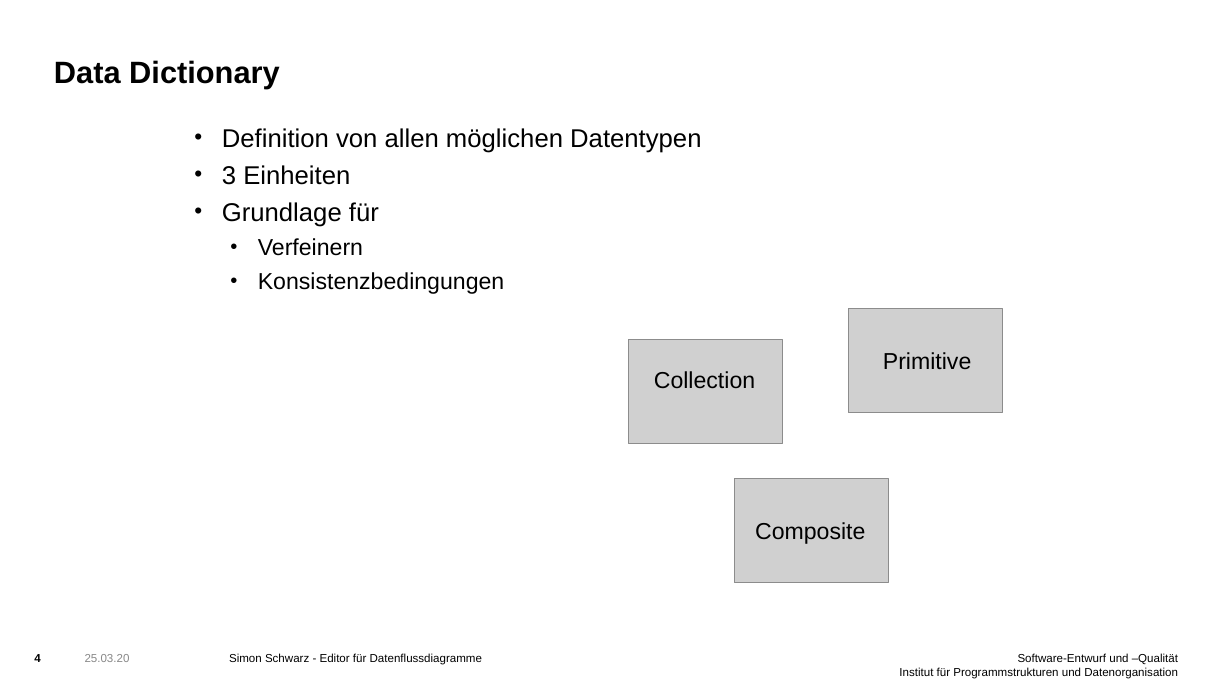
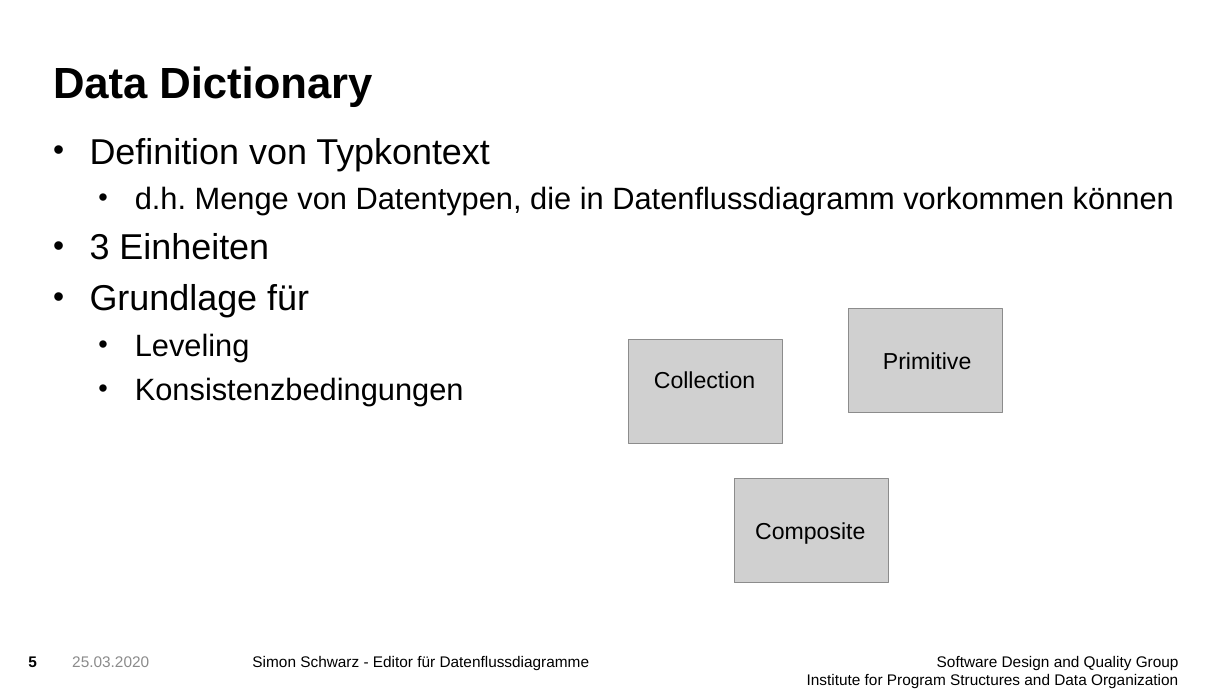
Before and after one commit to FluidTrust/Palladio-Supporting-DataFlowDiagram, a slide deck: slide 5 of presentation/presentation.pptx (slide 4 before the commit). Drawn at 1232x693 pixels with LibreOffice and Linux fonts; fonts in the diff are those of the drawing; grey boxes stand for pictures; background and template pictures are left out. Boxes give left, top, right and bottom in pixels: in the first picture for what was removed or moved away, otherwise in the second. Text is boxed around its words. In the diff, an @@ line names an element or a change of style, - is before the commit and + after.

```diff
--- a/presentation/presentation.pptx
+++ b/presentation/presentation.pptx
@@ title "Data Dictionary" at (53,66,372,107): size 24 to 34 pt @@
@@ text "Definition von Typkontext": place and size @@
-text "Definition von Typkontext" at (222,128,701,294)
+text "Definition von Typkontext" at (90,138,1174,406)
@@ text at (90,138,1174,215): text changed; size 20 to 24 pt @@
-• Definition von allen möglichen Datentypen
+• Definition von Typkontext
+  • d.h. Menge von Datentypen, die in Datenflussdiagramm vorkommen können
@@ text at (90,233,464,406): size 20 to 28 pt in "3 Einheiten", "Grundlage für"; size 18 to 24 pt in "Konsistenzbedingungen"; indent changed; more space between paragraphs @@
@@ text at (135,333,250,361): text changed; size 18 to 24 pt @@
-  • Verfeinern
+  • Leveling
@@ page number added at (28,656,37,667), 12 pt, text #000000, bold @@
+5
@@ page number removed at (34,654,40,662) @@
-4
@@ text at (72,656,149,667): text changed; size 9 to 12 pt; text colour #898989 to #8C8C8C @@
-25.03.20
+25.03.2020
@@ text "Simon Schwarz - Editor für ...": place and size @@
-text "Simon Schwarz - Editor für ..." at (229,653,482,665)
+text "Simon Schwarz - Editor für ..." at (252,656,589,670)
@@ text "Simon Schwarz - Editor für ..." at (252,656,589,670): size 9 to 12 pt @@
@@ text at (807,656,1179,688): text changed; size 9 to 12 pt @@
-Software-Entwurf und –Qualität
-Institut für Programmstrukturen und Datenorganisation
+Software Design and Quality Group
+Institute for Program Structures and Data Organization
```
Also in this commit, not shown: 3 other slides changed, 18 slides added, 6 slides removed, 35 other files.
